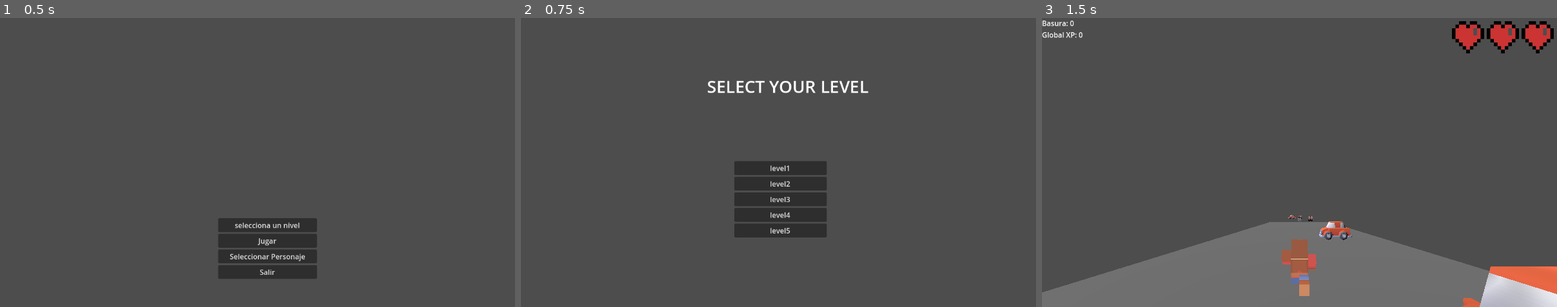
Above: before the commit, frames 1-3 (left to right).
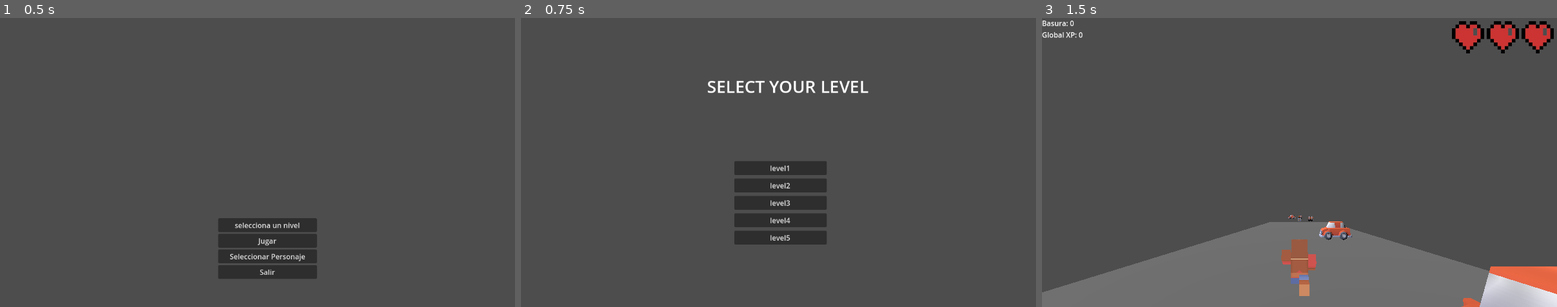
Above: after the commit, the same moments.

Repository: Ilesandres/game-recolections
Game: Godot game, scene res://src/UI/MainMenu.tscn
Two runs of this game, one before a commit and one after it. Both use one fixed random seed, a clock stepped at 60 frames per second and the inputs below.
Inputs:
- Up to frame 1 (0.5 s): no input
- Up to frame 2 (0.75 s): click "selecciona un nivel" at 0.5 s
- Up to frame 3 (1.5 s): click "level2" at 1.25 s

Frame 1 is identical in both runs. In frame 2, 1.6% of the frame differs, in the area x 41-60%, y 55-79%; in frame 3, nothing differs.

Commit message:
menu de game over y funcionalidad

Diff:
--- a/scenes/Game.gd
+++ b/scenes/Game.gd
@@ -2,15 +2,20 @@
 extends Node3D
 
 const PAUSE_MENU_SCENE = preload("res://src/UI/PauseMenu.tscn")
+const GAME_OVER_SCREEN_SCENE=preload("res://src/UI/GameOverMenu.tscn")
 var pause_menu: CanvasLayer = null
+var game_over_screen=null
 
 @onready var player_container: Node3D = $PlayerContainer
 
 
 func _ready():
 	pause_menu = PAUSE_MENU_SCENE.instantiate()
+	game_over_screen= GAME_OVER_SCREEN_SCENE.instantiate()
 	add_child(pause_menu)
+	add_child(game_over_screen)
 	pause_menu.set_process_priority(100)
+	game_over_screen.set_process_priority(100)
 	GlobalData.load_game()
 	var level_spawner= $LevelSpawner
 	level_spawner.current_level= GlobalData.current_level
@@ -35,9 +40,16 @@
 			menu_control.pause_game()
 
 func _on_player_player_died():
-	get_tree().paused = true
-	var menu_control= pause_menu.get_node("PauseMenu")
-	if is_instance_valid(menu_control):
-		menu_control.pause_game()
+	var game_over_control= game_over_screen
+	GlobalData.save_game()
+	if is_instance_valid(game_over_control):
+		var hud=$HUD
+		if hud:
+			hud.hide()
+		game_over_control.setup_game_over_screen(GlobalData.current_score, GlobalData.high_score)
+	else:
+		print("instancia no valida")
 
-	print("JUEGO DETENIDO: Game Over. desde Game")
+		print("hola 2.0")
+
+	print("JUEGO DETENIDO: Game POver. desde Game")
--- /dev/null
+++ b/src/UI/GameOver.gd
@@ -0,0 +1,46 @@
+extends Control
+const GAME_SCENE_PATH= "res://scenes/game_scene.tscn"
+const MAIN_MENU_SCENE_PATH= "res://src/UI/MainMenu.tscn"
+const HUD_SCENE_PATH="res://src/UI/HUD.tscn"
+const HUD_SCENE=preload(HUD_SCENE_PATH)
+
+var hud_screen=null
+
+# Called when the node enters the scene tree for the first time.
+func _ready() -> void:
+	hide()
+	hud_screen= HUD_SCENE.instantiate()
+	add_child(hud_screen)
+	get_tree().paused=false
+
+
+
+# Called every frame. 'delta' is the elapsed time since the previous frame.
+func _process(delta: float) -> void:
+	pass
+
+
+
+
+func _on_try_again_pressed():
+	print(" intentnado de nuevo scene GameOver")
+	get_tree().reload_current_scene()
+	GlobalData.current_score=0
+	pass # Replace with function body.
+
+
+func _on_main_menu_pressed() -> void:
+	print("dirigiendo a menu scene GameOver")
+	get_tree().paused=false
+	get_tree().change_scene_to_file("res://src/UI/MainMenu.tscn")
+	pass # Replace with function body.
+
+func setup_game_over_screen(final_score: int, high_score: int):
+	var hud_control = hud_screen
+	hud_control.hide()
+	var score_label = $ScoreLabel
+	var level_label = $LevelLabel
+	score_label.text = "Puntuación Final: %d" % final_score
+	level_label.text = "Puntuación Más Alta: %d" % high_score
+	show()
+	get_tree().paused = true
--- /dev/null
+++ b/src/UI/GameOverMenu.tscn
@@ -0,0 +1,84 @@
+[gd_scene load_steps=2 format=3 uid="uid://lm1xledlm3yo"]
+
+[ext_resource type="Script" uid="uid://bv07hvrjl01id" path="res://src/UI/GameOver.gd" id="1_eqxxm"]
+
+[node name="GameOverMenu" type="Control"]
+process_mode = 1
+layout_mode = 3
+anchors_preset = 15
+anchor_right = 1.0
+anchor_bottom = 1.0
+grow_horizontal = 2
+grow_vertical = 2
+script = ExtResource("1_eqxxm")
+
+[node name="Label" type="Label" parent="."]
+layout_mode = 1
+anchors_preset = -1
+anchor_left = 0.437
+anchor_top = 0.31
+anchor_right = 0.63600004
+anchor_bottom = 0.395
+offset_left = -8.424011
+offset_top = -15.880005
+offset_right = -7.672058
+offset_bottom = -15.960007
+theme_override_font_sizes/font_size = 40
+text = "GAME OVER"
+
+[node name="GameOverButtonContainer" type="VBoxContainer" parent="."]
+layout_mode = 1
+anchors_preset = -1
+anchor_left = 0.5
+anchor_top = 0.637
+anchor_right = 0.63900006
+anchor_bottom = 1.0
+offset_left = -131.0
+offset_top = -11.776001
+offset_right = 36.87195
+grow_horizontal = 2
+grow_vertical = 2
+theme_override_constants/separation = 10
+
+[node name="TryAgain" type="Button" parent="GameOverButtonContainer"]
+process_mode = 2
+layout_mode = 2
+theme_override_font_sizes/font_size = 25
+text = "jugar de nuevo"
+
+[node name="MainMenu" type="Button" parent="GameOverButtonContainer"]
+process_mode = 2
+layout_mode = 2
+theme_override_font_sizes/font_size = 25
+text = "Menu principal"
+
+[node name="ScoreLabel" type="Label" parent="."]
+layout_mode = 1
+anchors_preset = 8
+anchor_left = 0.5
+anchor_top = 0.5
+anchor_right = 0.5
+anchor_bottom = 0.5
+offset_left = -64.0
+offset_top = -31.0
+offset_right = 117.0
+offset_bottom = 23.0
+grow_horizontal = 2
+grow_vertical = 2
+
+[node name="LevelLabel" type="Label" parent="."]
+layout_mode = 1
+anchors_preset = 8
+anchor_left = 0.5
+anchor_top = 0.5
+anchor_right = 0.5
+anchor_bottom = 0.5
+offset_left = -75.0
+offset_top = -78.0
+offset_right = 129.0
+offset_bottom = -35.0
+grow_horizontal = 2
+grow_vertical = 2
+
+[connection signal="pressed" from="GameOverButtonContainer/TryAgain" to="." method="_on_try_again_pressed"]
+[connection signal="pressed" from="GameOverButtonContainer/MainMenu" to="." method="_on_main_menu_pressed"]
--- a/src/UI/LevelMenu.tscn
+++ b/src/UI/LevelMenu.tscn
@@ -40,6 +40,7 @@
 offset_bottom = -2.0
 grow_horizontal = 2
 grow_vertical = 2
+theme_override_constants/separation = 8
 
 [node name="Level1" type="Button" parent="LevelButtons"]
 layout_mode = 2
Not shown, added: src/UI/GameOver.gd.uid
